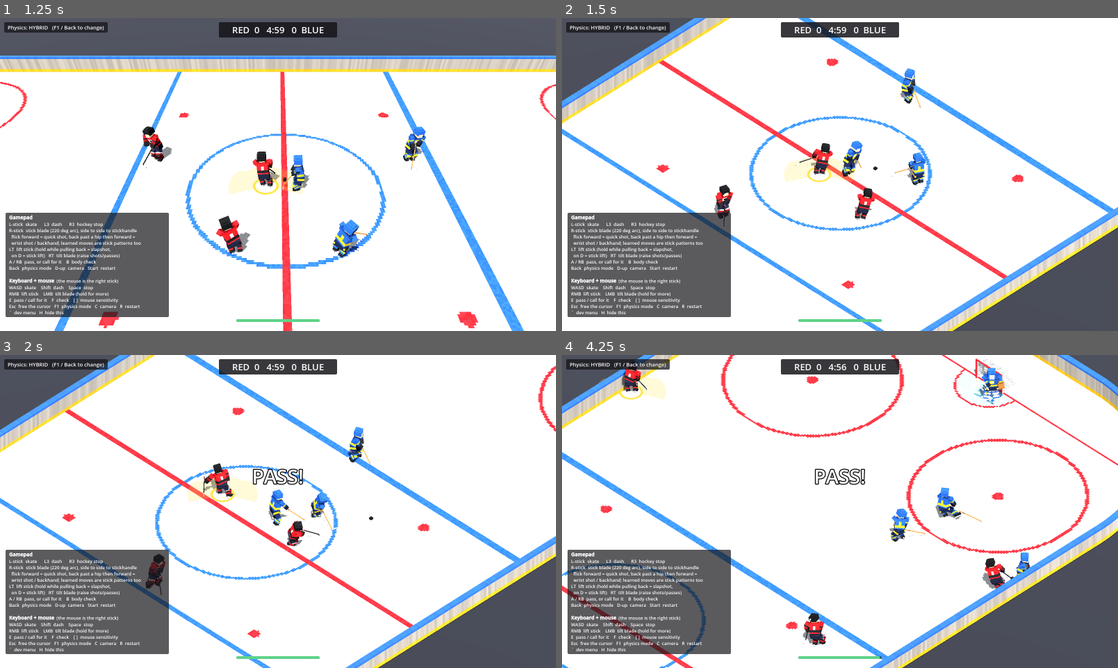
Above: before the commit, frames 1-4 (two rows, left to right).
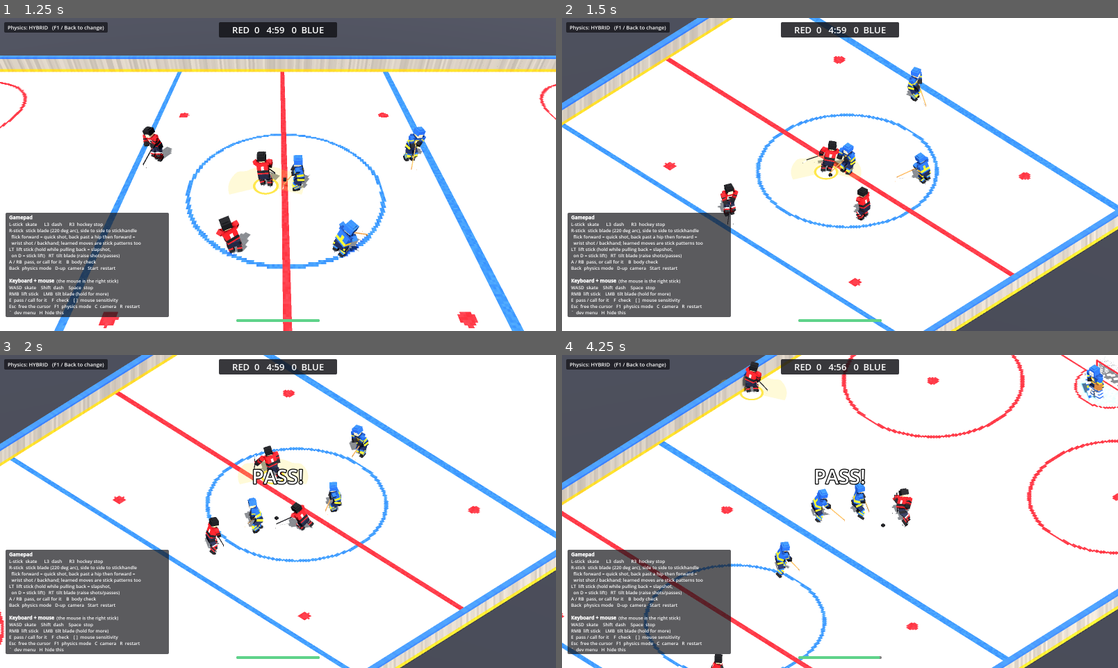
Above: after the commit, the same moments.

Repository: HammerJones/RinkGM
Game: Godot game, scene res://scenes/main.tscn
Same seed, same stepped clock (60 frames per second), same inputs: the game is played once before the commit and once after it.
Inputs (mouse positions are in pixels of both pictures, inside the frame that each line leads up to):
- Up to frame 1 (1.25 s): tap Enter at 0.5 s; move the mouse to (305, 174) at 0.52 s; hold W (move_up) from 0.53 s (still down); tap E (pass) at 0.6 s; click (305, 174) at 0.67 s
- Up to frame 2 (1.5 s): keep holding W (move_up); move the mouse to (812, 174) at 1.27 s; tap C (camera) at 1.35 s
- Up to frame 3 (2 s): keep holding W (move_up); tap E (pass) at 1.55 s
- Up to frame 4 (4.25 s): keep holding W (move_up); move the mouse to (851, 505) at 2.02 s; tap F (check) at 2.1 s; tap E (pass) at 2.3, 3.05, 3.8 s; move the mouse to (834, 517) at 2.77 s; tap Shift (dash) at 2.85 s; click (834, 517) at 2.92 s; move the mouse to (878, 514) at 3.52 s; hold Right mouse button (lift) from 3.53 s (still down)

Frame 1 is identical in both runs. In frame 2, 12% of the frame differs, in the area x 0-100%, y 0-100%; in frame 3, 19%; in frame 4, 30%.

Commit message:
Tier AI: structure that beats the swarm at 5-on-5; tier check plays 24 games
At 5-on-5 the beer-league swarm drew level with the mid tier often enough
that 12-game tier checks failed on unrelated PRs. Structured teams
(discipline above 0.35) now mark by danger (deepest defender on the
deepest attacker) and keep their deepest man in the slot when the puck is
in their end; sharp players release or move a pass at once instead of
settling it; good readers look for the mate open in front of the net; a
beer-league goalie drifts further off the angle.

5-on-5, 24 games, three runs: mid 46-28, 50-29, 54-33 goals (13-16 wins vs
4-5). 3-on-3, 12 games: 21-12. The check now defaults to 24 games.

Co-Authored-By: Claude Opus 5.5 (1M context) <noreply@anthropic.com>
Claude-Session: https://claude.ai/code/session_01GzYDa2pBeWh5St4nAQEPwq

Diff:
--- a/scripts/game/game.gd
+++ b/scripts/game/game.gd
@@ -194,6 +194,9 @@
 		if open < needs_open:
 			continue
 		var sc := to.x * att * vision + minf(open, 4.0) * 2.0 * vision - dist * (1.0 - vision) * 0.5
+		# a mate open in front of their net is the pass a good reader looks for
+		if to.distance_to(Vector2(att * Rink.GOAL_X, 0)) < 8.0:
+			sc += 6.0 * vision
 		if sc > best_score:
 			best_score = sc
 			best = m
--- a/scripts/game/goalie.gd
+++ b/scripts/game/goalie.gd
@@ -71,7 +71,7 @@
 	if rel.dot(out) < 0.3:
 		desired = nc + out * 0.35 + Vector2(0, clampf(rel.y, -0.7, 0.7))
 	else:
-		var dir := rel.normalized().rotated(sin(game.time * 0.9 + side) * lerpf(0.22, 0.0, gp))
+		var dir := rel.normalized().rotated(sin(game.time * 0.9 + side) * lerpf(0.35, 0.0, gp))
 		desired = nc + dir * clampf(rel.length() * lerpf(0.04, 0.07, gp), 0.35, lerpf(0.7, 1.1, gp))
 	var max_spd := lerpf(2.5, 4.0, skill) * lerpf(0.75, 1.1, gp) * (0.4 if butterfly_timer > 0.0 else 1.0)
 	pos2 += (desired - pos2).limit_length(max_spd * dt)
--- a/scripts/game/skater_ai.gd
+++ b/scripts/game/skater_ai.gd
@@ -44,6 +44,10 @@
 ## reaction delay.
 static func _believed_owner(s: Skater, g: Node, owner: Skater, ai: TierAI, dt: float) -> Skater:
 	if owner == s or s.ai_owner == s:
+		if owner == s and s.ai_owner != s:
+			# just got it: a sharp player releases or moves it at once, a beer
+			# leaguer settles it first
+			s.ai_decide = randf_range(0.0, ai.decide_min) * (1.0 - ai.anticipation) * 2.0
 		s.ai_owner = owner
 		s.ai_react = -1.0
 	elif owner != s.ai_owner:
@@ -211,6 +215,20 @@
 	var mine: Array = g.team_skaters(s.team).filter(func(x): return _rank_to(x, g, o) >= _chasers(ai))
 	if opps.is_empty():
 		return
+	var structured := ai.discipline > 0.35
+	if structured:
+		# a system: the deepest defenders take the most dangerous opponents,
+		# and with the puck in our end the deepest one holds the slot
+		var by_depth := func(a, b): return _v2(a.position).distance_squared_to(my_goal) < _v2(b.position).distance_squared_to(my_goal)
+		opps.sort_custom(by_depth)
+		mine.sort_custom(by_depth)
+		if o.distance_to(my_goal) < 18.0 and mine.size() > 0:
+			if mine[0] == s:
+				var slot := my_goal + (o - my_goal).normalized() * 3.0
+				_seek(s, ai, slot, 1.2, 10.0)
+				c.blade_target = g.puck.position
+				return
+			mine.pop_front()
 	var mark: Skater = opps[maxi(mine.find(s), 0) % opps.size()]
 	var m := _v2(mark.position)
 	var spot := m + (my_goal - m).normalized() * lerpf(0.8, 2.0, ai.discipline)
Not shown, changed: README.md
Not shown, changed: tools/tier_ai_check.sh
